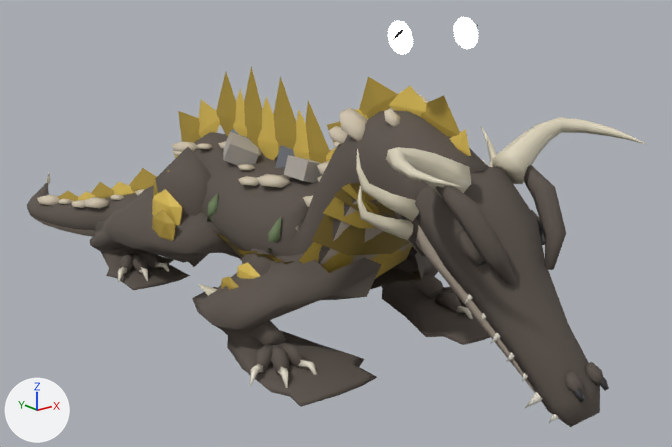
One commit to the glTF model game/assets/genius/forms/drake-ruin-sleeper.glb: the scene before it, then after it.
Both versions are drawn from a 50 mm camera at (-1.38, -2.0, 0.95) aimed at (0.16, -0.07, 0.18). The lights are fixed; the arrows at lower left show +X, +Y and +Z. The picture after the commit comes second. Where no turn or scale is listed for an object, it has been applied to the vertices. Vertices at exactly the same position are counted once.

The older version as bpy lines, for what is in view:
```python
ob_blink_eye_l = bpy.data.objects.new('blink_eye_l', me_blink_eye_l)
ob_blink_eye_l.location = (0.087, -0.607, 0.744)
ob_blink_eye_r = bpy.data.objects.new('blink_eye_r', me_blink_eye_r)
ob_blink_eye_r.location = (-0.098, -0.604, 0.747)
ob_wolf = bpy.data.objects.new('Wolf', me_wolf)
ob_wolf.location = (0.0, 0.0, 0.0)
```
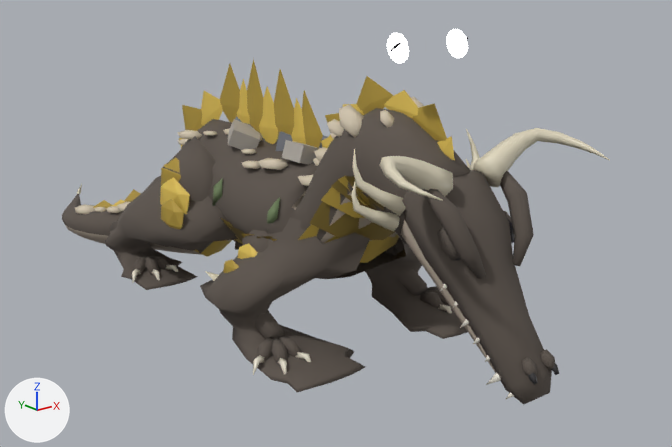
Where the newer file only moved an object's origin or applied its transform, the numbers keep the older frame.

Location of each change, [x1, y1, x2, y2] in pixels of the pictures (672 x 447 px; the box of a moved part takes in the faces that stretch with it):
'Wolf', reshaped (11% narrower): before [27, 66, 646, 427]; after [62, 58, 610, 404]
'blink_eye_l', moved, turned, rescaled: before [454, 17, 478, 49]; after [446, 29, 468, 58]
'blink_eye_r', moved, turned, rescaled: before [388, 21, 413, 54]; after [387, 33, 409, 64]
part 1 of me_wolf, moved or reshaped (mostly hidden): before [416, 225, 542, 402]; after [401, 219, 496, 373]
part 2 of me_wolf, moved or reshaped: before [599, 376, 609, 391]; after [551, 363, 559, 375]
part 3 of me_wolf, moved or reshaped: before [573, 388, 585, 402]; after [528, 373, 538, 385]
part 4 of me_wolf, moved or reshaped: before [435, 292, 462, 313]; after [420, 291, 443, 308]
part 5 of me_wolf, moved or reshaped (mostly hidden): before [443, 290, 467, 308]; after [427, 290, 449, 305]
part 6 of me_wolf, moved or reshaped (mostly hidden): before [443, 287, 453, 291]; after [427, 286, 439, 290]
part 7 of me_wolf, moved or reshaped: before [255, 344, 274, 372]; after [257, 338, 274, 361]
part 8 of me_wolf, moved or reshaped: before [271, 345, 289, 375]; after [271, 338, 287, 364]
part 9 of me_wolf, moved or reshaped: before [279, 342, 305, 368]; after [279, 336, 301, 357]
part 10 of me_wolf, moved or reshaped: before [120, 254, 134, 273]; after [134, 257, 146, 274]
part 11 of me_wolf, moved or reshaped: before [132, 253, 147, 274]; after [145, 256, 159, 275]
part 12 of me_wolf, moved or reshaped: before [138, 252, 159, 269]; after [150, 255, 169, 269]
part 13 of me_wolf, moved or reshaped (mostly hidden afterwards): before [121, 249, 132, 256]; after [136, 252, 143, 256]
part 14 of me_wolf, moved or reshaped: before [549, 414, 559, 423]; after [506, 392, 514, 399]
part 15 of me_wolf, moved or reshaped: before [525, 392, 542, 408]; after [486, 373, 501, 385]
part 16 of me_wolf, moved or reshaped: before [27, 66, 646, 427]; after [62, 58, 610, 404]

The change in detail:
me_wolf is used by ob_wolf; location (0.0, 0.0, 0.0).
me_wolf had 3454 vertices, 5818 faces and spanned x -0.38..0.38, y -1.07..1.34, z 0.0..0.64.
me_wolf now has 3454 vertices, 5818 faces and spans x -0.35..0.35, y -0.95..1.13, z 0.0..0.64.
me_wolf part 1: the loose piece of 36 vertices spanning x -0.12..0.12, y -1.02..-0.61, z 0.04..0.43 is scaled about its middle by (0.908, 0.82, 0.998), then moved by (0.0, 0.08, 0.0).
me_wolf part 2: the loose piece of 12 vertices spanning x 0.03..0.05, y -1.07..-1.04, z 0.1..0.13 is moved by (0.0, 0.11, -0.01).
me_wolf part 3: the loose piece of 12 vertices spanning x -0.05..-0.03, y -1.07..-1.04, z 0.1..0.13 is moved by (0.0, 0.11, -0.01).
me_wolf part 4: the loose piece of 18 vertices spanning x 0.23..0.28, y -0.47..-0.39, z 0.01..0.05 is moved by (-0.02, 0.04, 0.0).
me_wolf part 5: the loose piece of 18 vertices spanning x 0.25..0.32, y -0.48..-0.39, z 0.01..0.05 is moved by (-0.03, 0.04, 0.0).
me_wolf part 6: the loose piece of 18 vertices spanning x 0.27..0.35, y -0.44..-0.37, z 0.01..0.05 is moved by (-0.03, 0.04, 0.0).
me_wolf part 7: the loose piece of 18 vertices spanning x -0.35..-0.27, y -0.44..-0.37, z 0.01..0.05 is moved by (0.03, 0.04, 0.0).
me_wolf part 8: the loose piece of 18 vertices spanning x -0.32..-0.25, y -0.48..-0.39, z 0.01..0.05 is moved by (0.03, 0.04, 0.0).
me_wolf part 9: the loose piece of 18 vertices spanning x -0.28..-0.23, y -0.47..-0.39, z 0.01..0.05 is moved by (0.02, 0.04, 0.0).
me_wolf part 10: the loose piece of 18 vertices spanning x -0.3..-0.22, y 0.33..0.41, z 0.01..0.05 is moved by (0.02, -0.03, 0.0).
me_wolf part 11: the loose piece of 18 vertices spanning x -0.26..-0.2, y 0.3..0.39, z 0.01..0.05 is moved by (0.02, -0.03, 0.0).
me_wolf part 12: the loose piece of 18 vertices spanning x -0.23..-0.18, y 0.31..0.39, z 0.01..0.05 is moved by (0.02, -0.03, 0.0).
me_wolf part 13: the loose piece of 12 vertices spanning x -0.24..-0.2, y 0.43..0.48, z 0.01..0.04 is moved by (0.02, -0.04, 0.0).
me_wolf part 14: the loose piece of 8 vertices spanning x -0.06..-0.04, y -1.02..-1.0, z 0.04..0.07 is moved by (0.0, 0.11, 0.0).
me_wolf part 15: the loose piece of 8 vertices spanning x -0.07..-0.05, y -0.99..-0.95, z 0.05..0.1 is moved by (0.01, 0.11, 0.0).
me_wolf part 16: 3089 of 3454 vertices moved; they spanned x -0.38..0.38, y -1.06..1.34, z 0.0..0.63 and now span x -0.35..0.35, y -0.94..1.13, z 0.0..0.63; mean shift (0.0, -0.01, 0.02); largest move (0.0, -0.67, 0.48) -> (-0.1, 1.06, 0.06).
Other edits to the shape of me_wolf do not show in these pictures.
me_blink_eye_l is used by ob_blink_eye_l; location (0.087, -0.607, 0.744).
me_blink_eye_l had 54 vertices, 100 faces and spanned x -0.0171..0.0184, y -0.0323..0.0323, z -0.0328..0.0328.
me_blink_eye_l now has 54 vertices, 100 faces and spans x -0.0235..0.0087, y -0.0122..0.0458, z -0.0534..0.0076.
me_blink_eye_l part 17: the whole mesh is turned 5.7 degrees about the x axis through its middle and scaled by 0.908, then moved by (-0.0081, 0.0168, -0.0229).
me_blink_eye_r is used by ob_blink_eye_r; location (-0.098, -0.604, 0.747).
me_blink_eye_r had 54 vertices, 100 faces and spanned x -0.0185..0.0171, y -0.0323..0.0323, z -0.0328..0.0328.
me_blink_eye_r now has 54 vertices, 100 faces and spans x -0.0077..0.0246, y -0.0127..0.0453, z -0.0534..0.0076.
me_blink_eye_r part 18: the whole mesh is turned 5.7 degrees about the x axis through its middle and scaled by 0.908, then moved by (0.0091, 0.0163, -0.0229).
